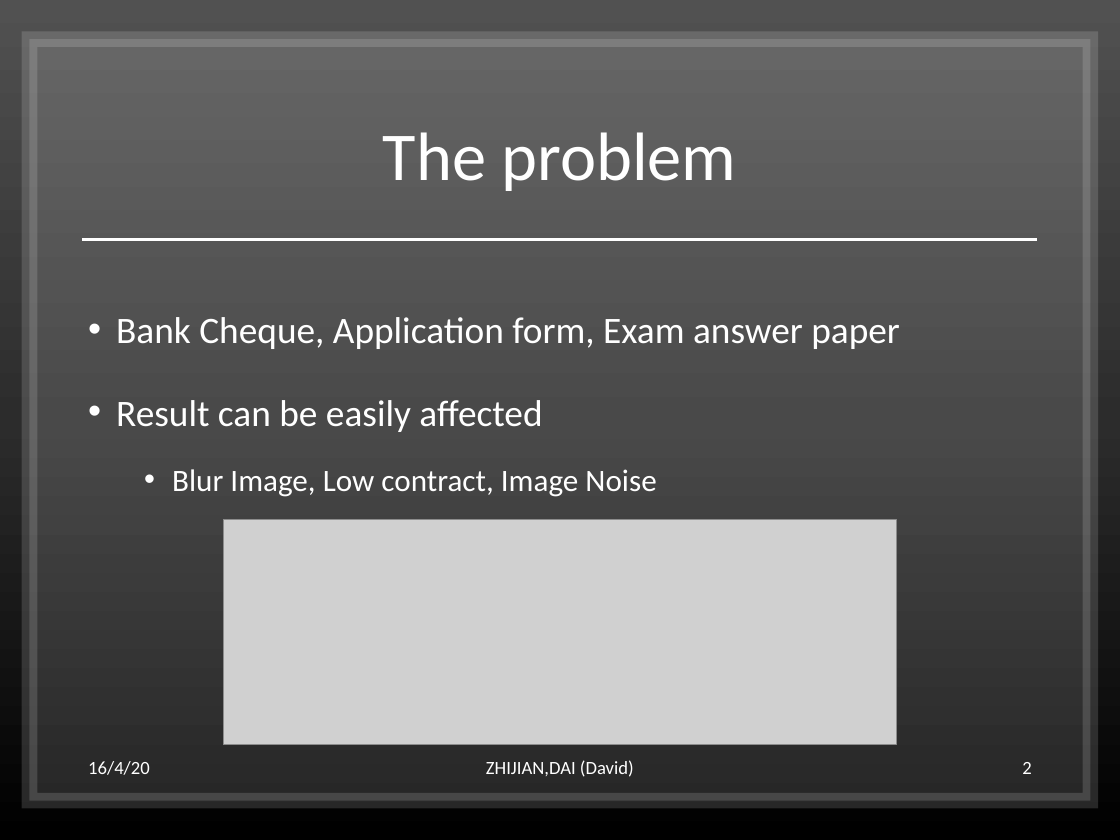
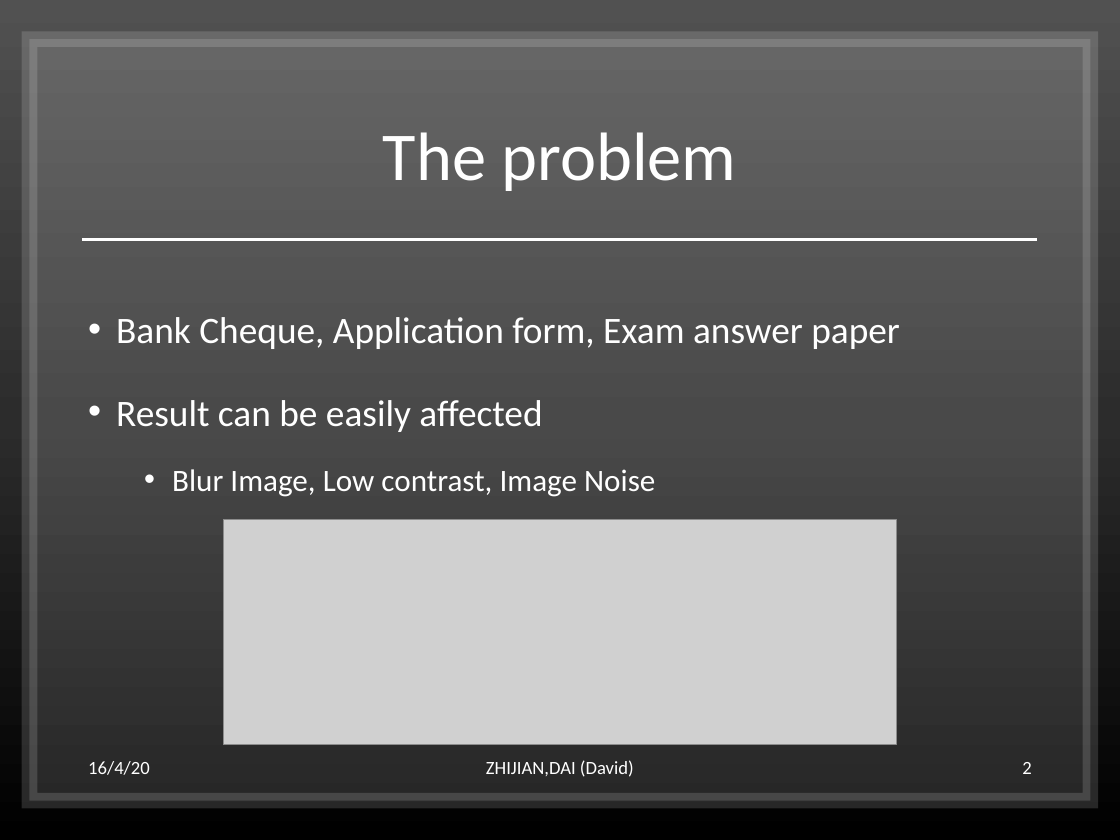
Before and after one commit to DavidD997/Handwriting_Digit_Recognition, a slide deck: slide 2 of Presentation/HWR Presentation Final.pptx. Drawn at 1120x840 pixels with LibreOffice and Linux fonts; fonts in the diff are those of the drawing; grey boxes stand for pictures. Boxes give left, top, right and bottom in pixels: in the first picture for what was removed or moved away, otherwise in the second. Text is boxed around its words. In the diff, an @@ line names an element or a change of style, - is before the commit and + after.

```diff
--- a/Presentation/HWR Presentation Final.pptx
+++ b/Presentation/HWR Presentation Final.pptx
@@ text at <box>172,469,655,497</box>: text changed @@
-  • Blur Image, Low contract, Image Noise
+  • Blur Image, Low contrast, Image Noise
```
Also in this commit, not shown: 2 other slides changed.
